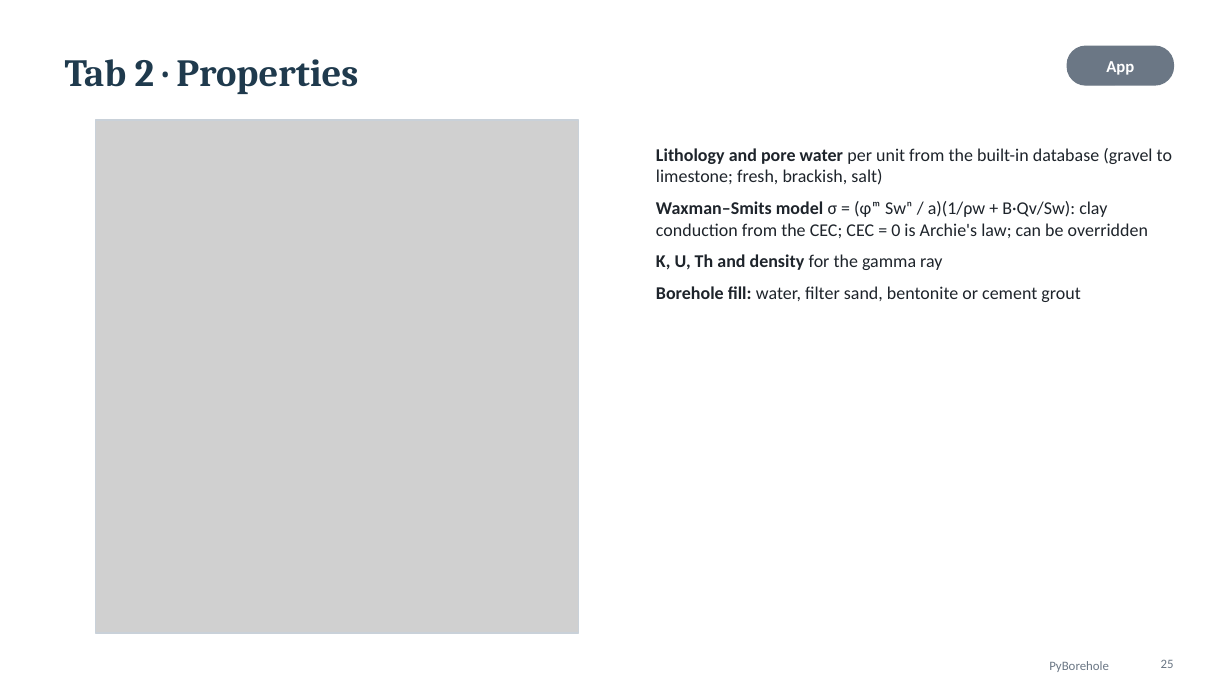
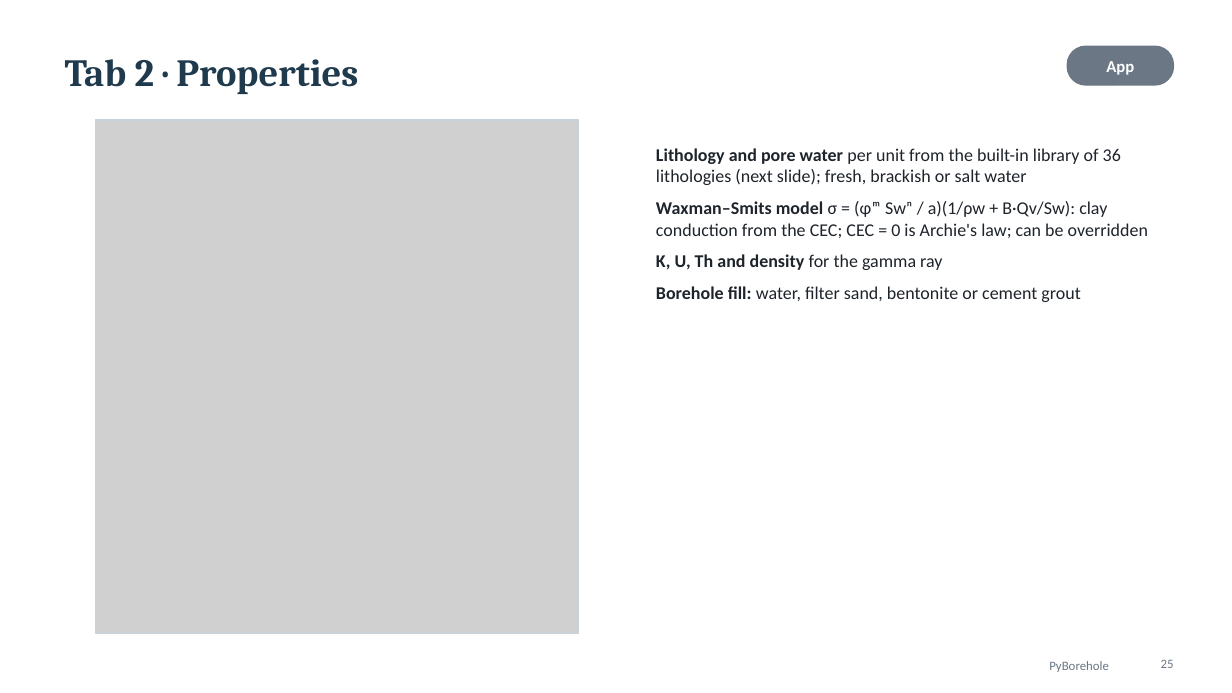
Before and after one commit to mariosgeo/PyBorehole, a slide deck: slide 25 of docs/PyBorehole_presentation.pptx. Drawn at 1232x693 pixels with LibreOffice and Linux fonts; fonts in the diff are those of the drawing; grey boxes stand for pictures; background and template pictures are left out. Boxes give left, top, right and bottom in pixels: in the first picture for what was removed or moved away, otherwise in the second. Text is boxed around its words. In the diff, an @@ line names an element or a change of style, - is before the commit and + after.

```diff
--- a/docs/PyBorehole_presentation.pptx
+++ b/docs/PyBorehole_presentation.pptx
@@ text at (656,148,1121,185): text changed @@
-• Lithology and pore water per unit from the built-in database (gravel to limestone; fresh, brackish, salt)
+• Lithology and pore water per unit from the built-in library of 36 lithologies (next slide); fresh, brackish or salt water
```
Also in this commit, not shown: 1 other slide changed, 1 slide added, 8 other files.
